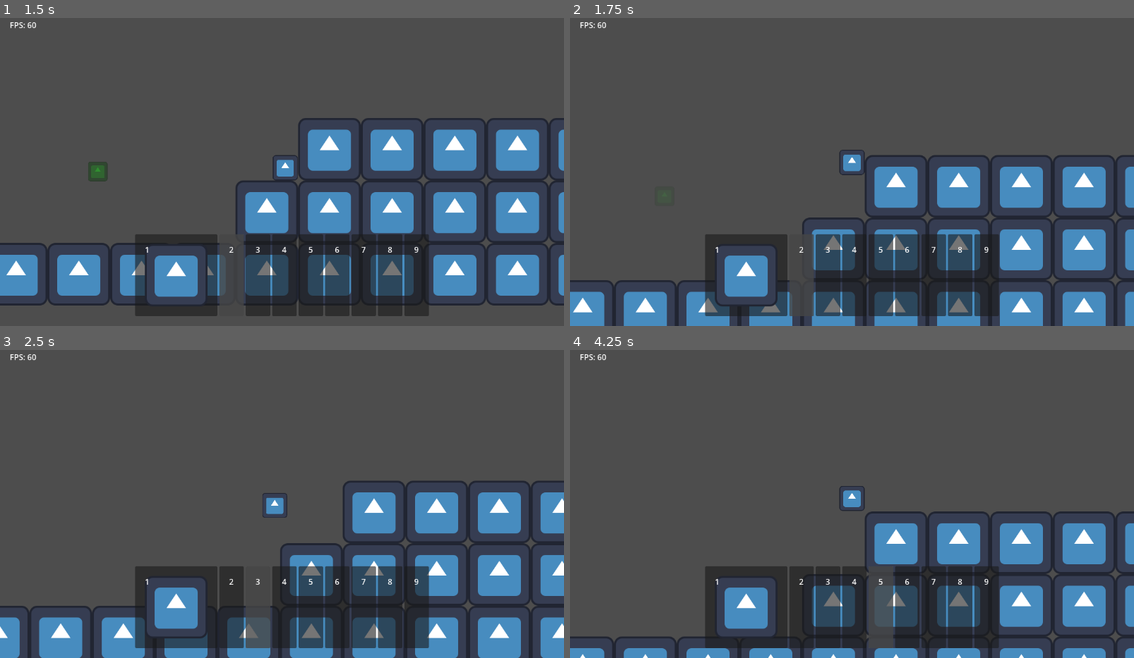
Above: before the commit, frames 1-4 (two rows, left to right).
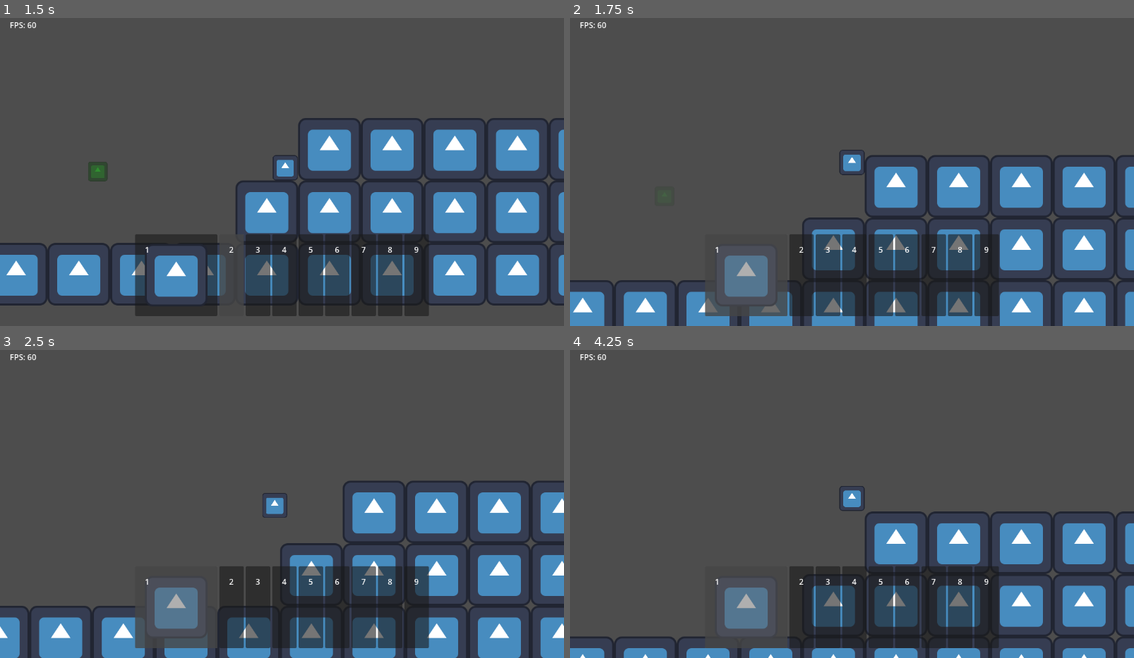
Above: after the commit, the same moments.

Repository: TheHumanMRP/RPG-Life-Tracker
Game: Godot game, scene res://Folders/Systems/Main/Scenes/main_scene.tscn
Two runs of this game, one before a commit and one after it. Both use one fixed random seed, a clock stepped at 60 frames per second and the inputs below. The engine's default icon, where the game draws it, is replaced by a stand-in: a white triangle on a blue panel in a dark square.
Inputs (mouse positions are in pixels of both pictures, inside the frame that each line leads up to):
- Up to frame 1 (1.5 s): move the mouse to (174, 276) at 0.52 s; hold D (move_right) from 0.53 s (still down); tap 2 (select_hotbar_slot_1) at 0.6 s; click (174, 276) at 0.67 s; tap Space (jump) at 0.77 s; tap 3 (select_hotbar_slot_2) at 0.8, 1.35 s; move the mouse to (231, 276) at 1.27 s; click (231, 276) at 1.42 s
- Up to frame 2 (1.75 s): keep holding D (move_right); tap Space (jump) at 1.52 s; tap 4 (select_hotbar_slot_3) at 1.55 s
- Up to frame 3 (2.5 s): move the mouse to (259, 608) at 2.02 s; release D (move_right) at 2.03 s; hold A (move_left) from 2.03 s (still down); tap 4 (select_hotbar_slot_3) at 2.1 s; click (259, 608) at 2.17 s; tap 5 (select_hotbar_slot_4) at 2.3 s
- Up to frame 4 (4.25 s): move the mouse to (852, 608) at 2.77 s; release A (move_left) at 2.78 s; hold D (move_right) from 2.78 s (still down); tap 5 (select_hotbar_slot_4) at 2.85 s; click (852, 608) at 2.92 s; tap Space (jump) at 3.02, 3.77 s; tap 6 (select_hotbar_slot_5) at 3.05, 3.6 s; move the mouse to (880, 608) at 3.52 s; click (880, 608) at 3.67 s; tap 7 (select_hotbar_slot_6) at 3.8 s

Frame 1 is identical in both runs. In frame 2, 3.9% of the frame differs, in the area x 24-44%, y 70-97%; in frame 3, 4.0%; in frame 4, 4.0%, in the area x 24-58%, y 70-97%.

Commit message:
Auto commit at 2026-07-07 12:24:09

Diff:
--- a/Folders/Systems/Inventory_System/Scripts/hotbar_slot.gd
+++ b/Folders/Systems/Inventory_System/Scripts/hotbar_slot.gd
@@ -113,5 +113,46 @@
 			notify_hotbar_selected()
 			return
 
+	if Input.is_action_just_pressed("select_hotbar_slot_1"):
+		if slot_index == 1:
+			notify_hotbar_selected()
+			return
+
+	if Input.is_action_just_pressed("select_hotbar_slot_2"):
+			if slot_index == 0:
+				notify_hotbar_selected()
+				return
+
+	if Input.is_action_just_pressed("select_hotbar_slot_3"):
+			if slot_index == 0:
+				notify_hotbar_selected()
+				return
+
+	if Input.is_action_just_pressed("select_hotbar_slot_4"):
+			if slot_index == 0:
+				notify_hotbar_selected()
+				return
+
+	if Input.is_action_just_pressed("select_hotbar_slot_5"):
+			if slot_index == 0:
+				notify_hotbar_selected()
+				return
+
+	if Input.is_action_just_pressed("select_hotbar_slot_6"):
+			if slot_index == 0:
+				notify_hotbar_selected()
+				return
+
+	if Input.is_action_just_pressed("select_hotbar_slot_7"):
+			if slot_index == 0:
+				notify_hotbar_selected()
+				return
+
+	if Input.is_action_just_pressed("select_hotbar_slot_8"):
+			if slot_index == 0:
+				notify_hotbar_selected()
+				return
+
+
 func notify_hotbar_selected() -> void:
 	SignalBus.hotbar_selected.emit(slot_index)
